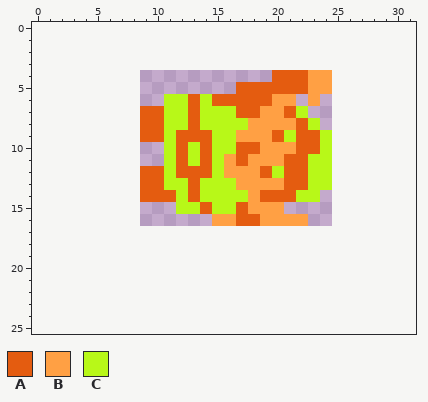
Edited in one commit: pixel-art sprite (16/charslain.png). The picture above was drawn from the file before the commit.
The file is 32x26 pixels, drawn in blocks of 2x2; one block is one cell here. The old version is drawn lined up with the new one, on the new canvas.
Palette (. is transparent): A #e45c10  B #ffa044  C #b8f818
Pixels before, first column x 9:
 4 ...........AAABB
 5 ........AAAAAABB
 6 ..CCACAAAAABB.B.
 7 AACCACCCAABBAC..
 8 AACCACCCCBBBBAC.
 9 AACAAACCBBBACAAC
10 ..CACACCAABBBAAC
11 ..CACACBABBBAACC
12 AACAAACBBBACAACC
13 AACCACCCBBBBAACC
14 AAACACCCCBAAACC.
15 ...CCACCABBB....
16 ......BBAABBBB..
Once edited:
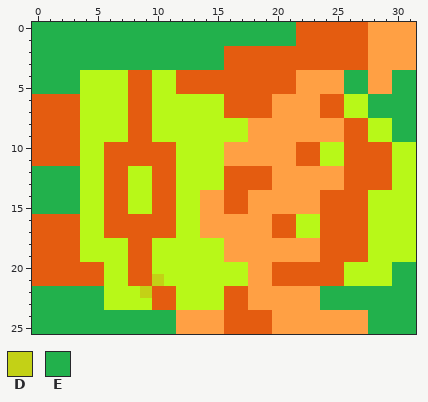
Colours new in this view: D #c3d116  E #22b14c
Changes in this commit:
canvas 16x13 -> 32x26, the old top-left corner now at 9,4
y 0..1: x 0..31 ................................ -> EEEEEEEEEEEEEEEEEEEEEEAAAAAABBBB
y 2..3: x 0..31 ................................ -> EEEEEEEEEEEEEEEEAAAAAAAAAAAABBBB
y 4: x 0..19 .................... -> EEEECCCCAACCAAAAAAAA; x 22 A -> B; x 25..31 ....... -> BEEBBEE
y 5: x 0..16 ................. -> EEEECCCCAACCAAAAA; x 22 A -> B; x 25..31 ....... -> BEEBBEE
y 6: x 0..10 ........... -> AAAACCCCAAC; x 13 A -> C; x 15 A -> C; x 22 . -> B; x 24..31 ........ -> AACCEEEE
y 7: x 0..8 ......... -> AAAACCCCA; x 10 A -> C; x 13 A -> C; x 16 C -> A; x 19 B -> A; x 21..31 AC......... -> BBBAACCEEEE
y 8: x 0..8 ......... -> AAAACCCCA; x 10 A -> C; x 13 A -> C; x 22..31 AC........ -> BBBBAACCEE
y 9: x 0..8 ......... -> AAAACCCCA; x 10 A -> C; x 12..14 AAA -> CCC; x 17 B -> C; x 20..31 ACAAC....... -> BBBBBBAACCEE
y 10: x 0..12 ...........CA -> AAAACCAAAAAAC; x 14 A -> C; x 16..18 CAA -> BBB; x 25..31 ....... -> CAAAACC
y 11: x 0..12 ...........CA -> AAAACCAAAAAAC; x 14 A -> C; x 17 A -> B; x 21 A -> B; x 23 C -> A; x 25..31 ....... -> CAAAACC
y 12: x 0..9 .........A -> EEEECCAACC; x 11..14 CAAA -> ACCC; x 16..18 BBB -> AAA; x 20..31 CAACC....... -> BBBBBBAAAACC
y 13: x 0..9 .........A -> EEEECCAACC; x 11 C -> A; x 13 A -> C; x 16..19 CBBB -> AAAA; x 21..31 AACC....... -> BBBBBAAAACC
y 14: x 0..9 .........A -> EEEECCAACC; x 13..17 ACCCC -> CBBAA; x 19..31 AAACC........ -> BBBBBAAAACCCC
y 15: x 0..11 ............ -> EEEECCAACCAA; x 14..16 ACC -> BBA; x 21..31 ........... -> BBBAAAACCCC
y 16: x 0..14 ............... -> AAAACCAAAAAACCB; x 17..18 AA -> BB; x 20..31 BBB......... -> AACCAAAACCCC
y 17: x 0..31 ................................ -> AAAACCAAAAAACCBBBBBBAACCAAAACCCC
y 18..19: x 0..31 ................................ -> AAAACCCCAACCCCCCBBBBBBBBAAAACCCC
y 20: x 0..31 ................................ -> AAAAAACCAACCCCCCCCBBAAAAAACCCCEE
y 21: x 0..31 ................................ -> AAAAAACCAADCCCCCCCBBAAAAAACCCCEE
y 22: x 0..31 ................................ -> EEEEEECCCDAACCCCAABBBBBBEEEEEEEE
y 23: x 0..31 ................................ -> EEEEEECCCCAACCCCAABBBBBBEEEEEEEE
y 24..25: x 0..31 ................................ -> EEEEEEEEEEEEBBBBAAAABBBBBBBBEEEE
